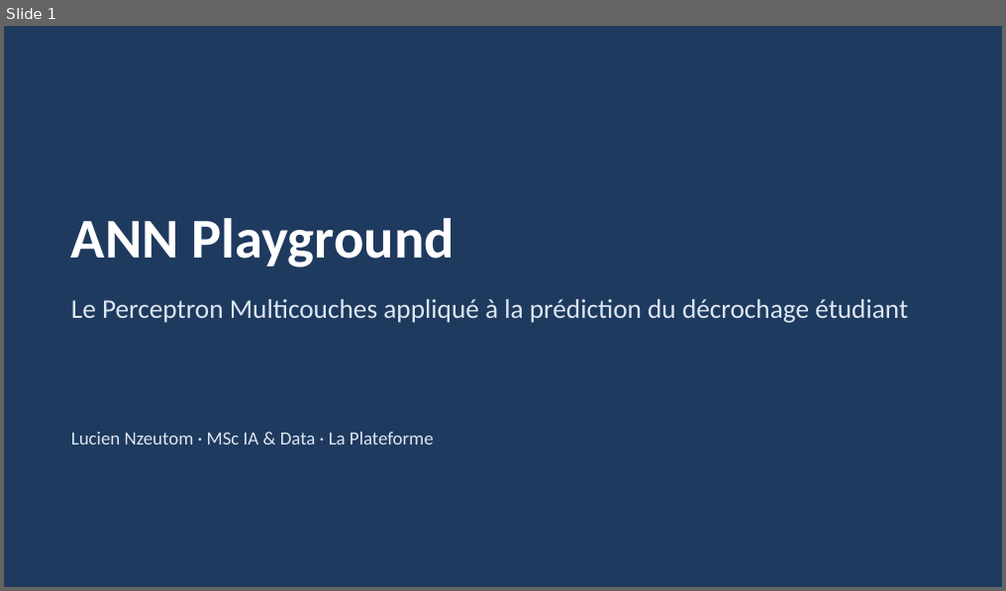
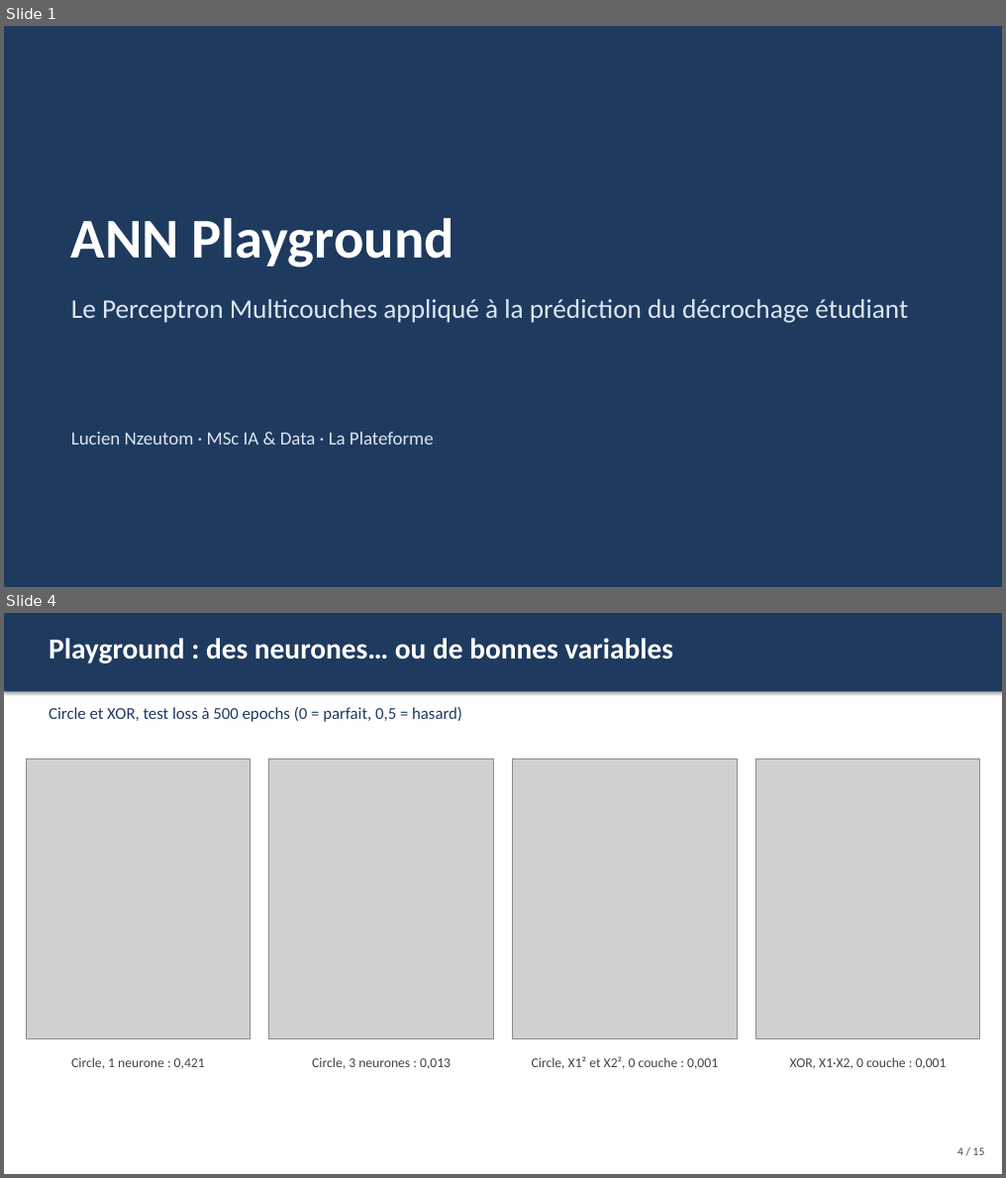
Before and after one commit to TheGoatLucien/ANN-playground, a slide deck: slides/ANN_playground_presentation.pptx. Shown one above the other, each under a label of ours: slide 1 before the commit, slides 1 and 4 after it; the slides between them are not shown. The pictures are 1006x591 and 1006x1178 pixels, drawn with LibreOffice and Linux fonts; fonts in the diff are those of the drawing; grey boxes stand for pictures. Boxes give left, top, right and bottom in pixels: in the first picture for what was removed or moved away, otherwise in the second. Text is boxed around its words. In the diff, an @@ line names an element or a change of style, - is before the commit and + after.

```diff
--- a/slides/ANN_playground_presentation.pptx
+++ b/slides/ANN_playground_presentation.pptx
@@ slide 4 added at (4, 613, 1002, 1174), background #FFFFFF @@
@@ rectangle added at (4, 613, 1002, 691), fill #1F3A5F @@
@@ text added at (49, 638, 673, 663), 28 pt, text #FFFFFF, bold @@
+Playground : des neurones… ou de bonnes variables
@@ text added at (49, 707, 462, 722), 16 pt, text #1F3A5F @@
+Circle et XOR, test loss à 500 epochs (0 = parfait, 0,5 = hasard)
@@ picture added at (26, 759, 251, 1039) @@
@@ picture added at (269, 759, 494, 1039) @@
@@ picture added at (512, 759, 737, 1039) @@
@@ picture added at (755, 759, 980, 1039) @@
@@ text added at (71, 1058, 205, 1069), 13 pt, text #444444 @@
+Circle, 1 neurone : 0,421
@@ text added at (312, 1058, 450, 1069), 13 pt, text #444444 @@
+Circle, 3 neurones : 0,013
@@ text added at (532, 1057, 718, 1069), 13 pt, text #444444 @@
+Circle, X1² et X2², 0 couche : 0,001
@@ text added at (790, 1058, 946, 1069), 13 pt, text #444444 @@
+XOR, X1·X2, 0 couche : 0,001
@@ text added at (957, 1148, 985, 1156), 11 pt, text #444444 @@
+4 / 15
```
Also in this commit, not shown: 11 slides changed, 2 other slides added, 4 slides removed.
